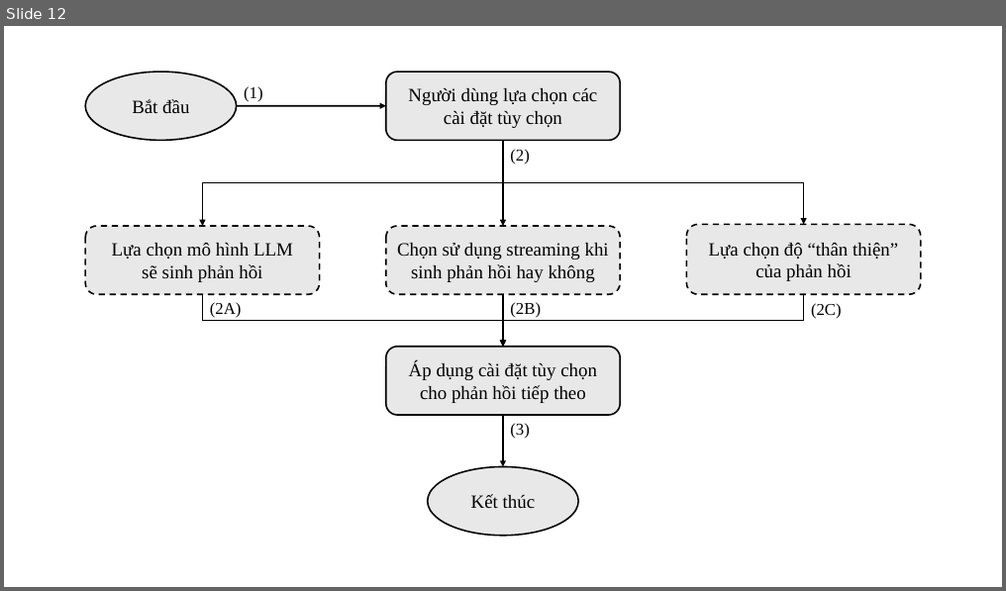
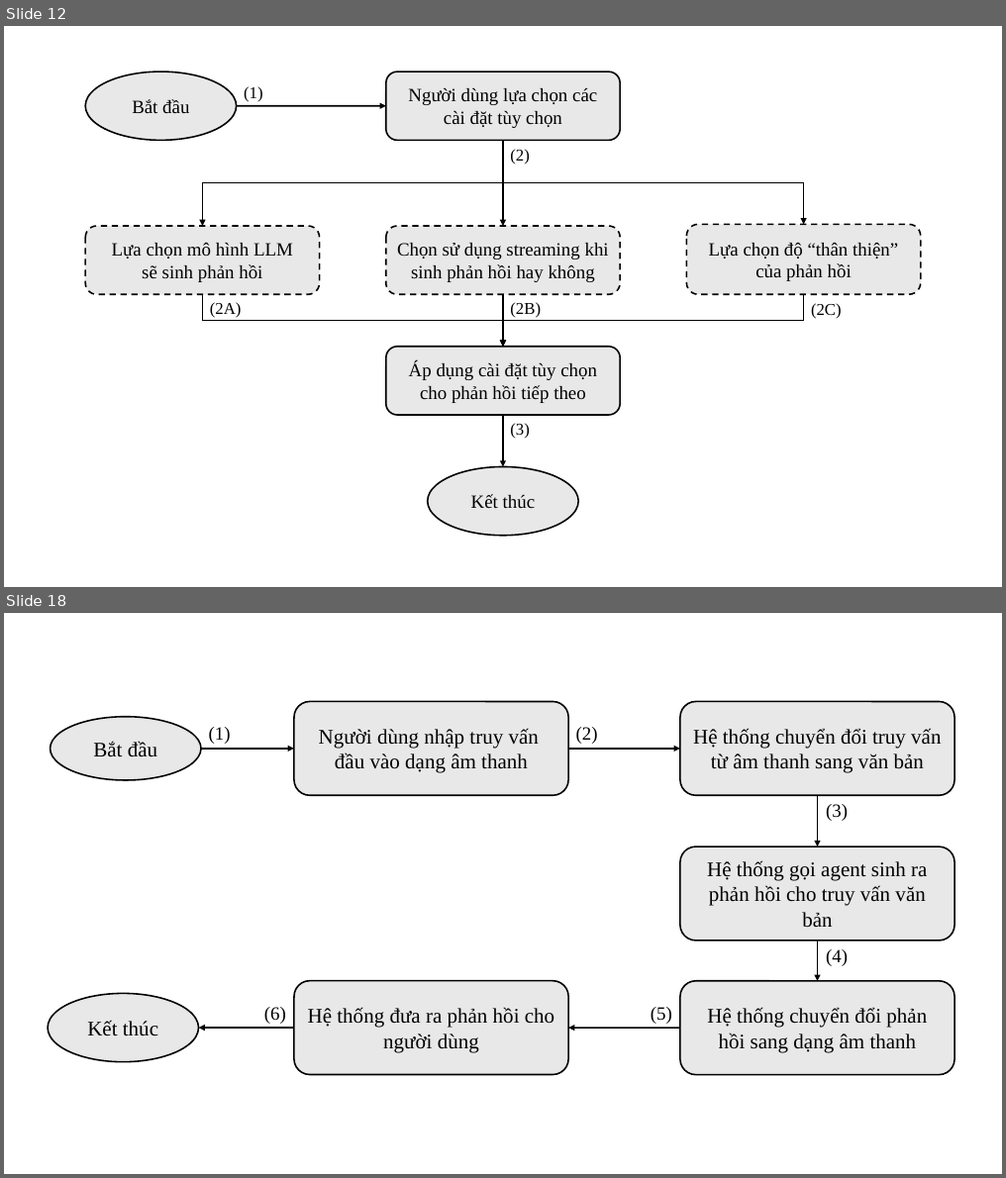
Before and after one commit to ngovanuc/Vietnamese_History_Chatbot, a slide deck: documents/hinh_ve_trong_cao_cao_do_an.pptx. Shown one above the other, each under a label of ours: slide 12 before the commit, slides 12 and 18 after it; the slides between them are not shown. The pictures are 1006x591 and 1006x1178 pixels, drawn with LibreOffice and Linux fonts; fonts in the diff are those of the drawing. Boxes give left, top, right and bottom in pixels: in the first picture for what was removed or moved away, otherwise in the second. Text is boxed around its words. In the diff, an @@ line names an element or a change of style, - is before the commit and + after.

```diff
--- a/documents/hinh_ve_trong_cao_cao_do_an.pptx
+++ b/documents/hinh_ve_trong_cao_cao_do_an.pptx
@@ slide 18 added at (4, 613, 1002, 1174), background #FFFFFF @@
@@ rounded rectangle added at (294, 701, 569, 795), fill #E8E8E8, outline #000000 1.5 pt, 20 pt, text #000000 @@
+Người dùng nhập truy vấn
+đầu vào dạng âm thanh
@@ rounded rectangle added at (680, 701, 954, 795), fill #E8E8E8, outline #000000 1.5 pt, 20 pt, text #000000 @@
+Hệ thống chuyển đổi truy vấn từ âm thanh sang văn bản
@@ ellipse added at (51, 717, 202, 780), fill #E8E8E8, outline #000000 1.5 pt, 20 pt, text #000000 @@
+Bắt đầu
@@ text added at (209, 727, 231, 744), 18 pt, text #000000 @@
+(1)
@@ text added at (576, 727, 598, 744), 18 pt, text #000000 @@
+(2)
@@ arrow added from (201, 749) to (294, 749), #000000 1.5 pt @@
@@ arrow added from (568, 749) to (680, 749), #000000 1.5 pt @@
@@ arrow added from (818, 796) to (818, 847), #000000 1.5 pt @@
@@ text added at (826, 804, 847, 821), 18 pt, text #000000 @@
+(3)
@@ rounded rectangle added at (680, 847, 954, 940), fill #E8E8E8, outline #000000 1.5 pt, 20 pt, text #000000 @@
+Hệ thống gọi agent sinh ra phản hồi cho truy vấn văn bản
@@ arrow added from (818, 941) to (818, 981), #000000 1.5 pt @@
@@ text added at (826, 950, 847, 966), 18 pt, text #000000 @@
+(4)
@@ ellipse added at (48, 994, 199, 1062), fill #E8E8E8, outline #000000 1.5 pt, 20 pt, text #000000 @@
+Kết thúc
@@ rounded rectangle added at (294, 981, 569, 1075), fill #E8E8E8, outline #000000 1.5 pt, 20 pt, text #000000 @@
+Hệ thống đưa ra phản hồi cho người dùng
@@ rounded rectangle added at (680, 981, 954, 1075), fill #E8E8E8, outline #000000 1.5 pt, 20 pt, text #000000 @@
+Hệ thống chuyển đổi phản hồi sang dạng âm thanh
@@ arrow added from (294, 1028) to (199, 1028), #000000 1.5 pt @@
@@ text added at (264, 1007, 286, 1024), 18 pt, text #000000 @@
+(6)
@@ arrow added from (680, 1029) to (568, 1028), #000000 1.5 pt @@
@@ text added at (650, 1007, 672, 1024), 18 pt, text #000000 @@
+(5)
```
Also in this commit, not shown: 1 slide changed, 7 other slides added, 1 other file.
